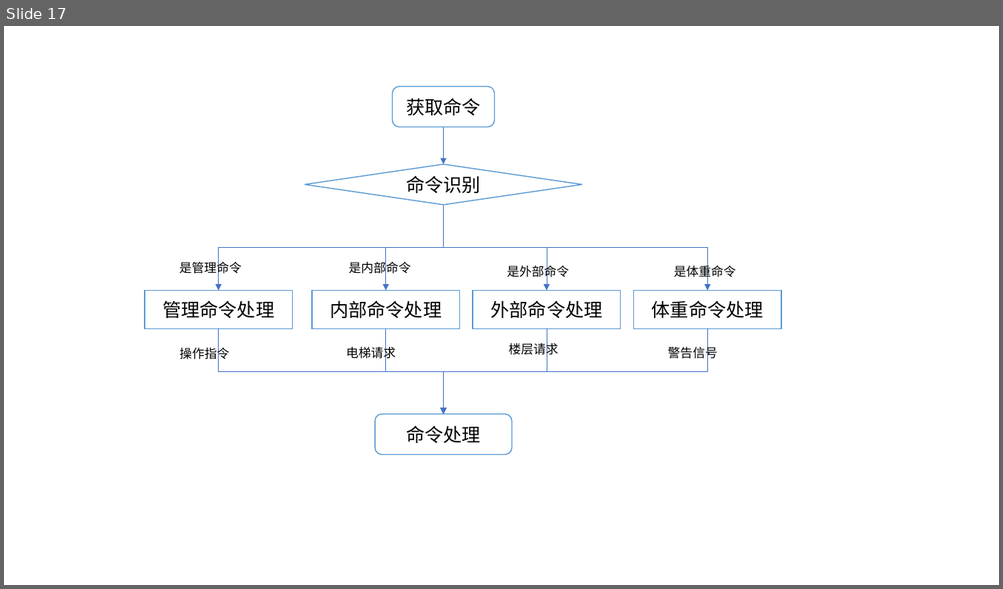
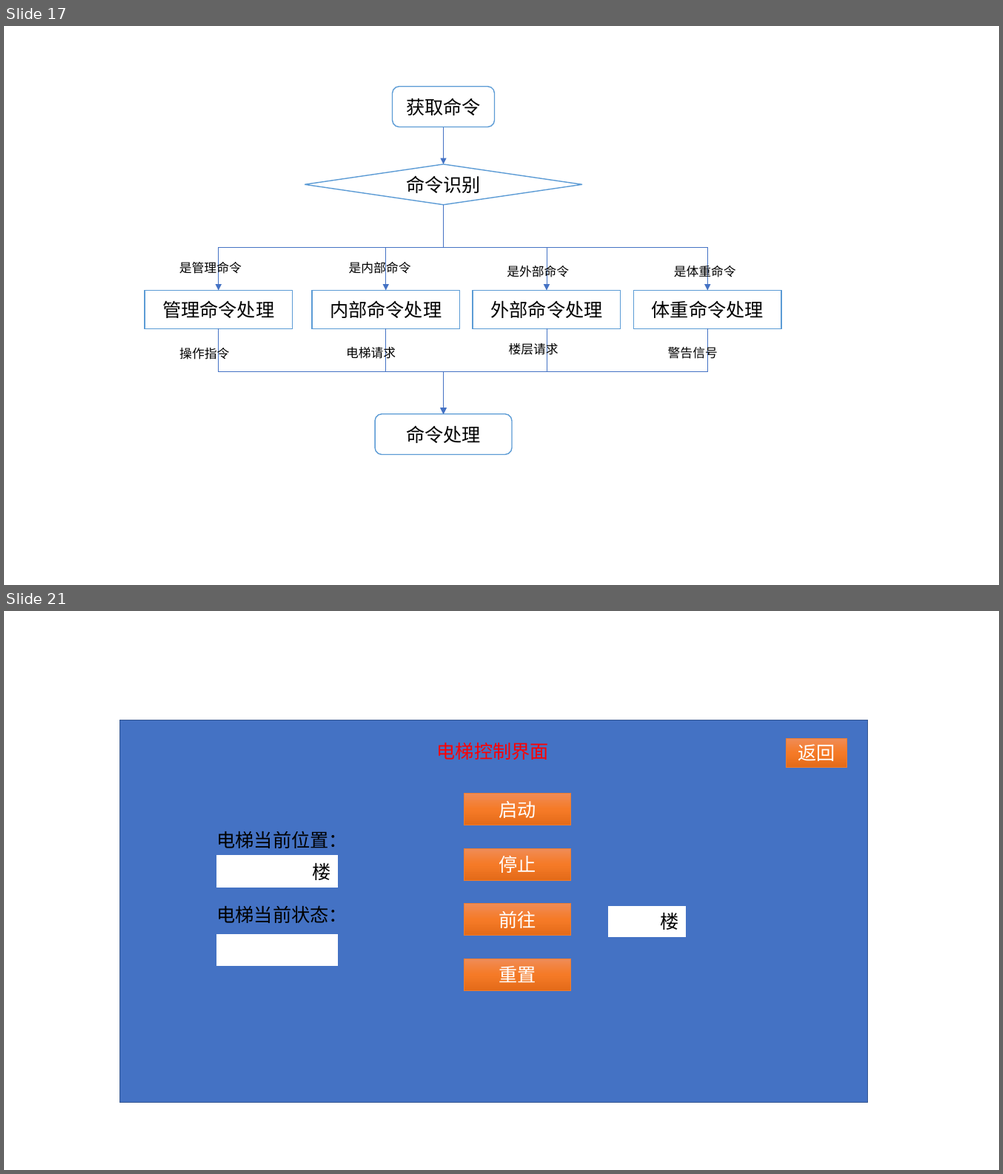
Before and after one commit to wygbuaa/Team1, a slide deck: 设计文档图.pptx. Shown one above the other, each under a label of ours: slide 17 before the commit, slides 17 and 21 after it; the slides between them are not shown. The pictures are 1003x589 and 1003x1174 pixels, drawn with LibreOffice and Linux fonts; fonts in the diff are those of the drawing. Boxes give left, top, right and bottom in pixels: in the first picture for what was removed or moved away, otherwise in the second. Text is boxed around its words. In the diff, an @@ line names an element or a change of style, - is before the commit and + after.

```diff
--- a/设计文档图.pptx
+++ b/设计文档图.pptx
@@ slide 21 added at bbox=[4, 611, 999, 1170], background #FFFFFF @@
@@ rectangle added at bbox=[119, 721, 868, 1103], fill #4472C4, outline #325491 1 pt @@
@@ text added at bbox=[437, 743, 549, 760], 18 pt, text #FF0000 @@
+电梯控制界面
@@ rectangle added at bbox=[786, 738, 846, 767], fill gradient #F18C57 to #F67B28 to #E56C19, outline #ED7D31 0.5 pt, 18 pt, text #FFFFFF @@
+返回
@@ rectangle added at bbox=[464, 794, 571, 826], fill gradient #F18C57 to #F67B28 to #E56C19, outline #ED7D31 0.5 pt, 18 pt, text #FFFFFF @@
+启动
@@ text added at bbox=[216, 832, 347, 849], 18 pt, text #000000 @@
+电梯当前位置：
@@ rectangle added at bbox=[464, 849, 571, 881], fill gradient #F18C57 to #F67B28 to #E56C19, outline #ED7D31 0.5 pt, 18 pt, text #FFFFFF @@
+停止
@@ rectangle added at bbox=[216, 855, 338, 889], fill #FFFFFF, outline #4472C4 1 pt, 18 pt, text #000000 @@
+楼
@@ text added at bbox=[216, 906, 347, 923], 18 pt, text #000000 @@
+电梯当前状态：
@@ rectangle added at bbox=[464, 904, 571, 937], fill gradient #F18C57 to #F67B28 to #E56C19, outline #ED7D31 0.5 pt, 18 pt, text #FFFFFF @@
+前往
@@ rectangle added at bbox=[608, 906, 687, 938], fill #FFFFFF, outline #4472C4 1 pt, 18 pt, text #000000 @@
+楼
@@ rectangle added at bbox=[216, 934, 338, 968], fill #FFFFFF, outline #4472C4 1 pt @@
@@ rectangle added at bbox=[464, 960, 571, 991], fill gradient #F18C57 to #F67B28 to #E56C19, outline #ED7D31 0.5 pt, 18 pt, text #FFFFFF @@
+重置
```
Also in this commit, not shown: 6 slides changed, 3 other slides added, 2 other files.
